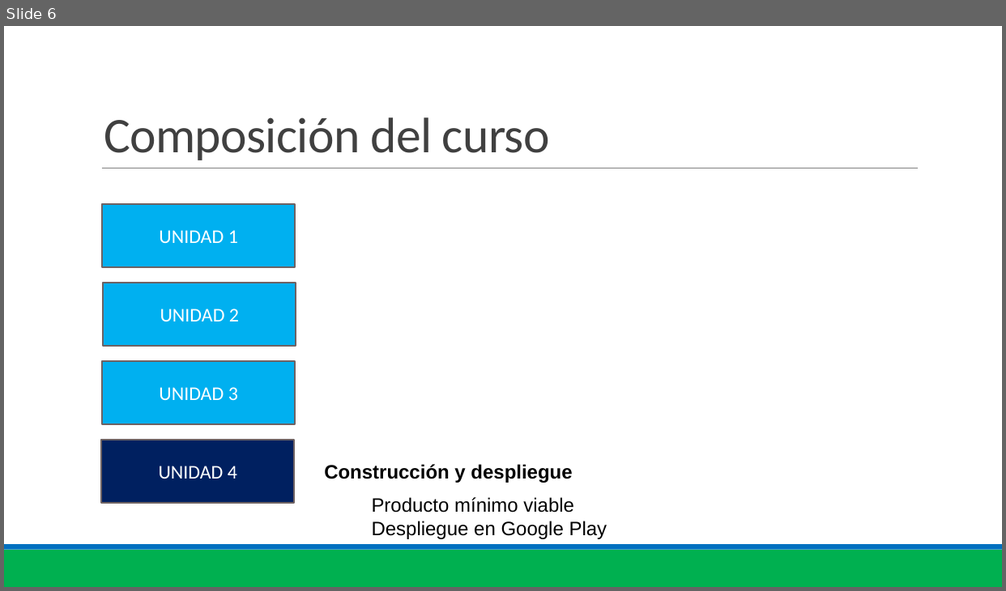
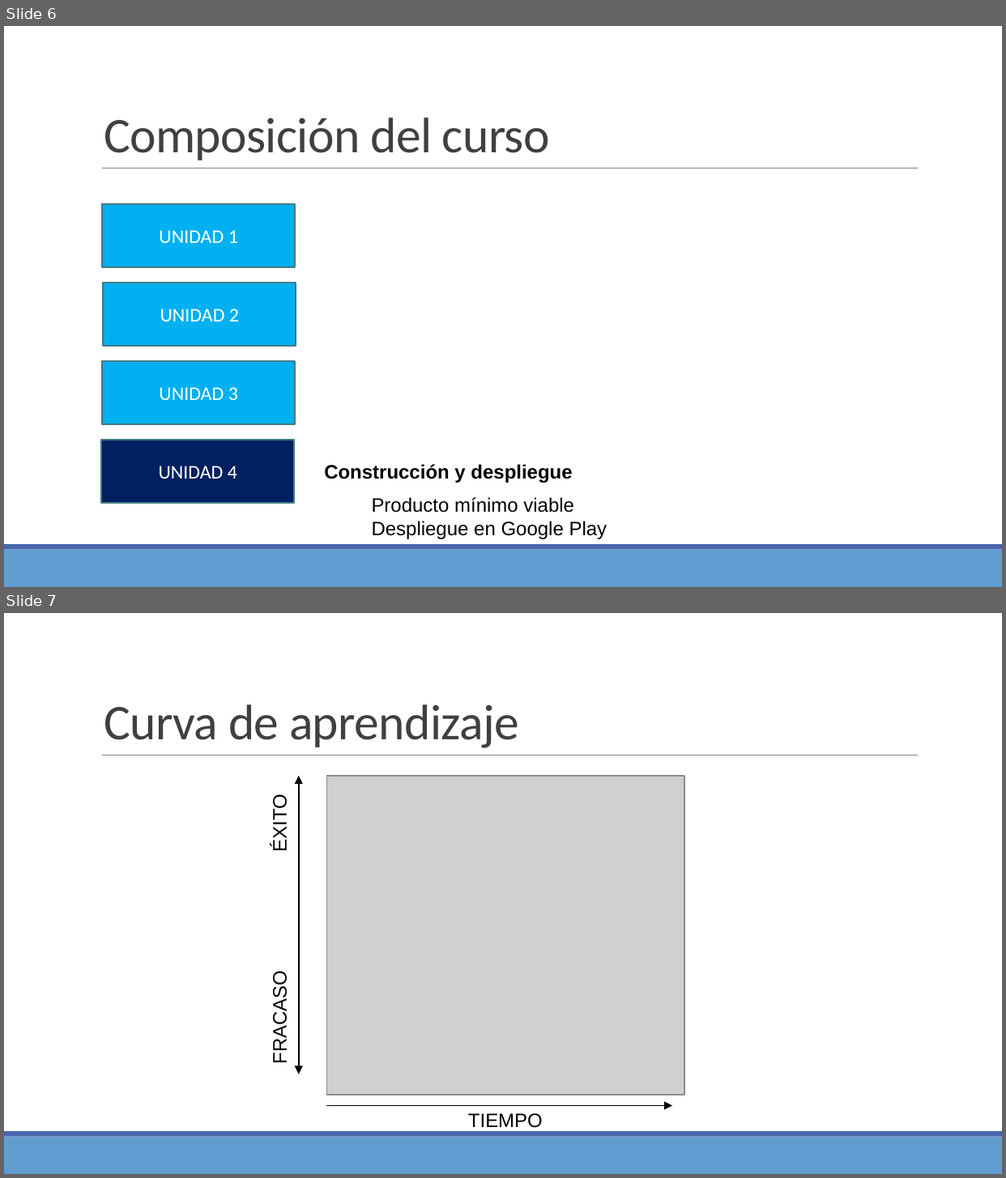
Before and after one commit to Domiciano/AppMoviles191, a slide deck: Clase 1/Clase 1.pptx. Shown one above the other, each under a label of ours: slide 6 before the commit, slides 6 and 7 after it. The pictures are 1006x591 and 1006x1178 pixels, drawn with LibreOffice and Linux fonts; fonts in the diff are those of the drawing; grey boxes stand for pictures. Boxes give left, top, right and bottom in pixels: in the first picture for what was removed or moved away, otherwise in the second. Text is boxed around its words. In the diff, an @@ line names an element or a change of style, - is before the commit and + after.

```diff
--- a/Clase 1/Clase 1.pptx
+++ b/Clase 1/Clase 1.pptx
@@ slide 7 added at bbox=[4, 613, 1002, 1174], background #FFFFFF; not listed: 3 template elements that a slide beside it also shows @@
@@ title added at bbox=[104, 705, 519, 748], 36 pt, text #404040 @@
+Curva de aprendizaje
@@ arrow added from (298, 837) to (298, 776), #000000 1 pt @@
@@ picture added at bbox=[326, 776, 684, 1095] @@
@@ text added at bbox=[269, 800, 291, 850], 14 pt, text #000000 @@
+ÉXITO
@@ arrow added from (298, 784) to (298, 1074), #000000 1 pt @@
@@ text added at bbox=[269, 979, 291, 1062], 14 pt, text #000000 @@
+FRACASO
@@ arrow added from (326, 1106) to (672, 1106), #000000 1 pt @@
@@ text added at bbox=[468, 1114, 543, 1132], 14 pt, text #000000 @@
+TIEMPO
@@ slide 6 changed as well @@
@@ outline #6E6263 1.25 pt to #417B85 1.25 pt in 4 elements at bbox=[102, 205, 295, 267], bbox=[103, 284, 296, 346], bbox=[102, 361, 295, 425], bbox=[102, 440, 295, 503] @@
@@ rectangle at bbox=[4, 550, 1002, 587]: fill #00B050 to #629DD1 @@
@@ rectangle at bbox=[4, 545, 1002, 550]: fill #0070C0 to #4A66AC @@
```
Also in this commit, not shown: 35 other slides changed, 1 other file.
